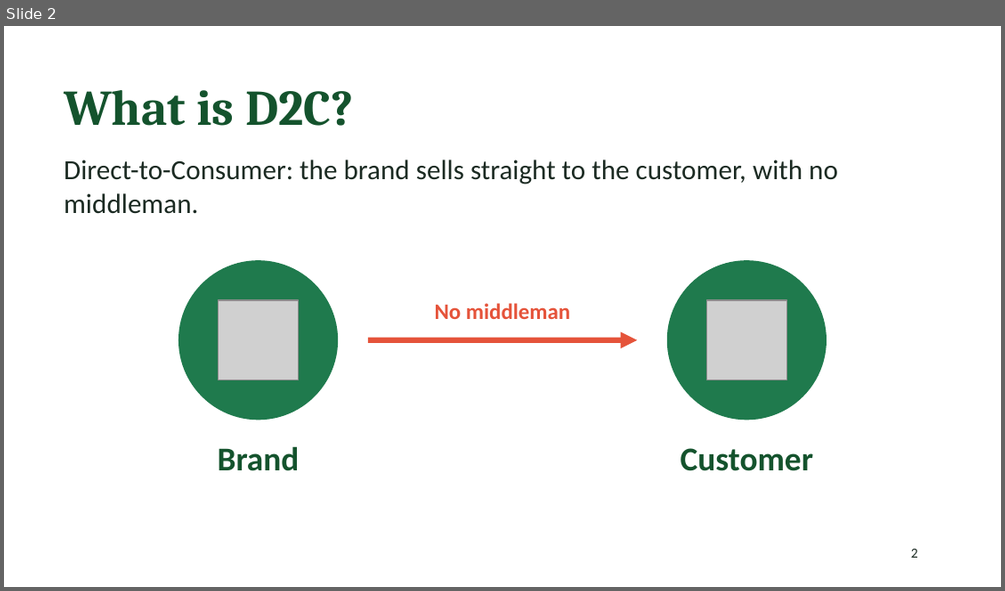
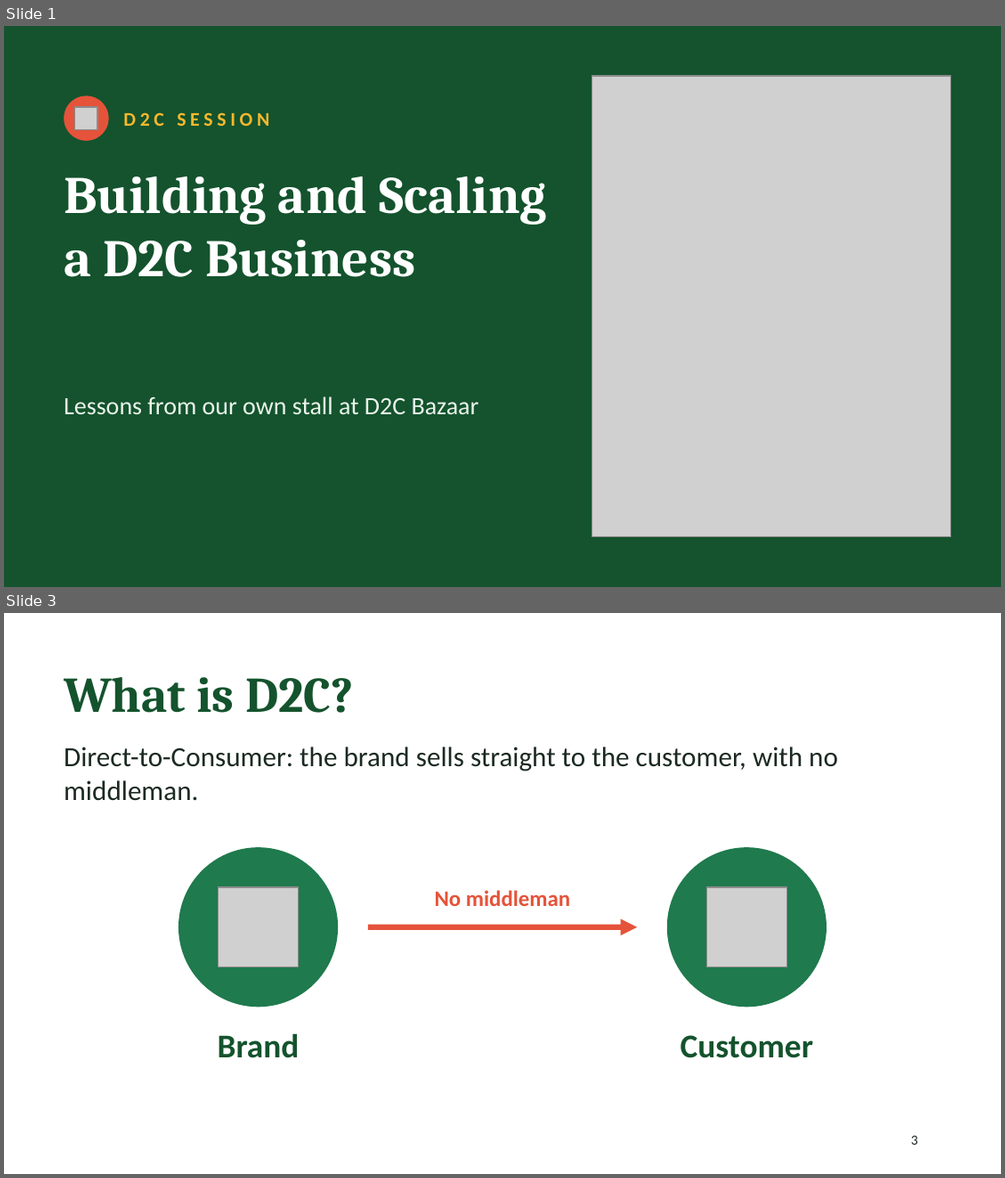
Before and after one commit to geetikamehta-aspora/aspora-social, a slide deck: d2c-lecture/D2C_Lecture.pptx. Shown one above the other, each under a label of ours: slide 2 before the commit, slides 1 and 3 after it; the slides between them are not shown. The pictures are 1005x591 and 1005x1178 pixels, drawn with LibreOffice and Linux fonts; fonts in the diff are those of the drawing; grey boxes stand for pictures. Boxes give left, top, right and bottom in pixels: in the first picture for what was removed or moved away, otherwise in the second. Text is boxed around its words. In the diff, an @@ line names an element or a change of style, - is before the commit and + after.

```diff
--- a/d2c-lecture/D2C_Lecture.pptx
+++ b/d2c-lecture/D2C_Lecture.pptx
@@ slide 1 added at <box>4,26,1001,587</box>, background #14532D @@
@@ picture added at <box>592,76,951,536</box> @@
@@ ellipse added at <box>64,95,109,141</box>, fill #E5533A @@
@@ picture added at <box>75,107,97,129</box> @@
@@ text added at <box>123,112,269,126</box>, 14 pt, text #F5B82E, bold @@
+D2C SESSION
@@ title added at <box>64,176,546,277</box>, 38 pt, text #FFFFFF, bold @@
+Building and Scaling a D2C Business
@@ text added at <box>64,396,479,414</box>, 18 pt, text #EAF3EC @@
+Lessons from our own stall at D2C Bazaar
@@ what was slide 2 is now slide 3 @@
@@ page number at <box>911,1135,918,1144</box>: text changed @@
-2
+3
```
Also in this commit, not shown: 5 slides changed, 4 other slides added, 1 slide removed.
